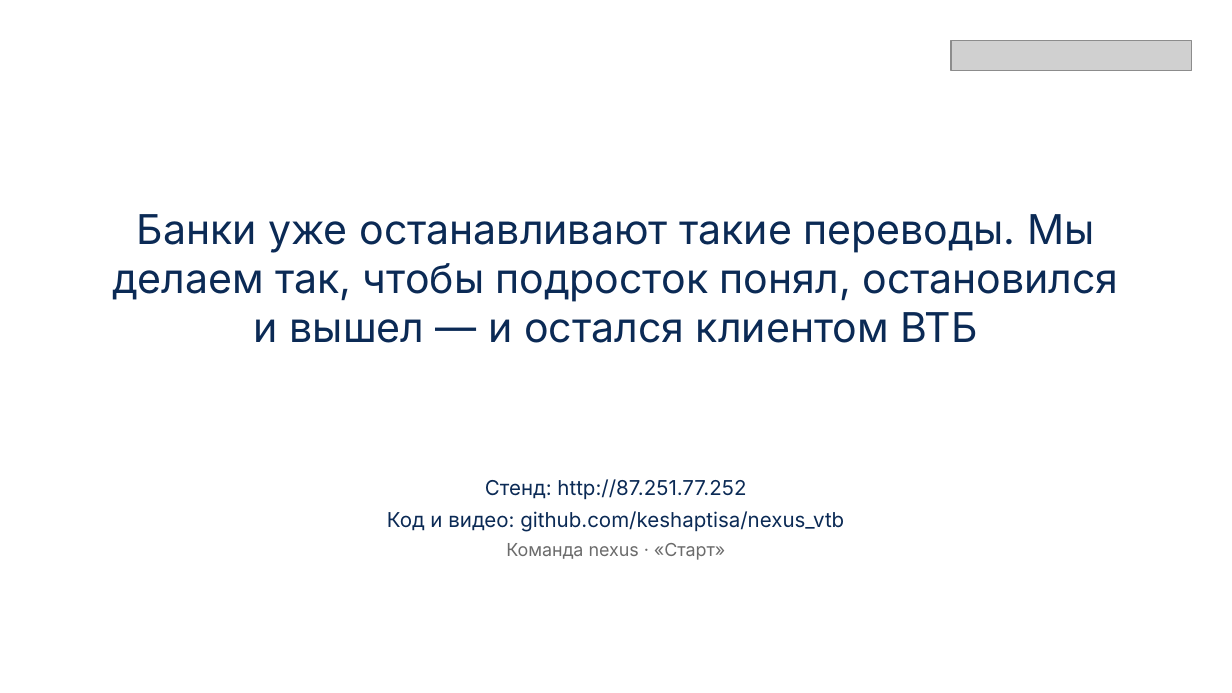
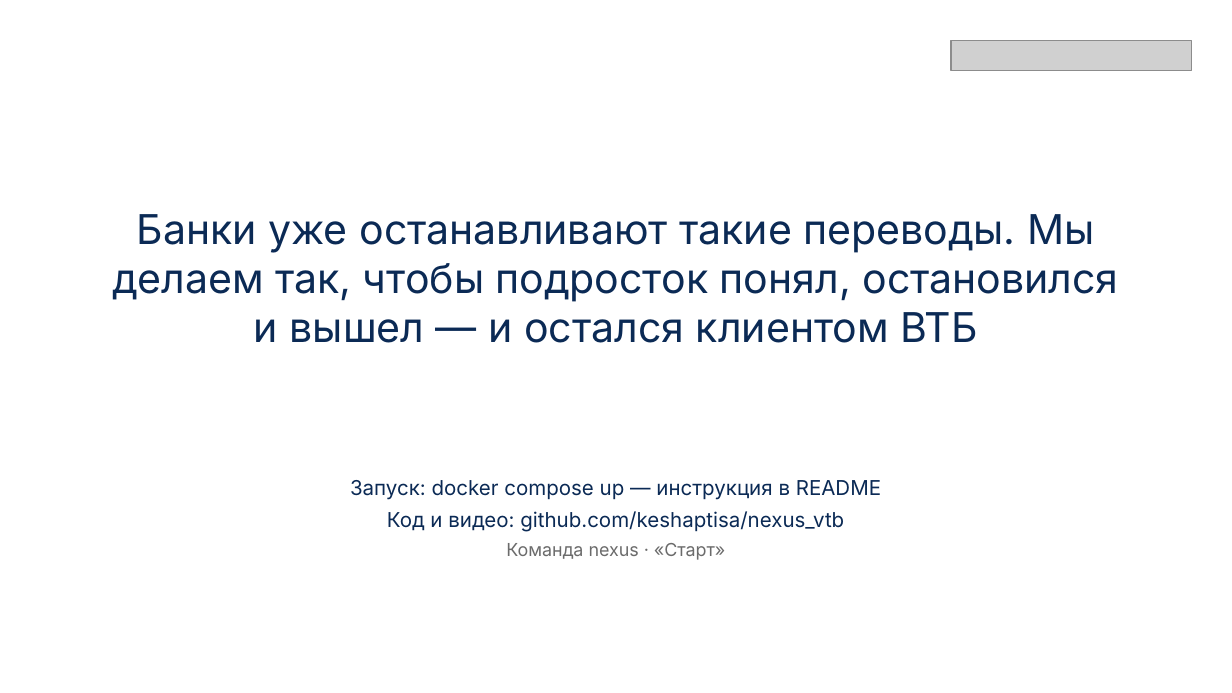
Before and after one commit to keshaptisa/nexus_vtb, a slide deck: slide 21 of Старт_презентация.pptx. Drawn at 1232x693 pixels with LibreOffice and Linux fonts; fonts in the diff are those of the drawing; grey boxes stand for pictures; background and template pictures are left out. Boxes give left, top, right and bottom in pixels: in the first picture for what was removed or moved away, otherwise in the second. Text is boxed around its words. In the diff, an @@ line names an element or a change of style, - is before the commit and + after.

Commit message:
Только локальный запуск: убраны ссылки на стенд из README, заявки, отчёта и презентации

```diff
--- a/Старт_презентация.pptx
+++ b/Старт_презентация.pptx
@@ text at [350, 480, 881, 500]: text changed @@
-Стенд: http://87.251.77.252
+Запуск: docker compose up — инструкция в README
```
Also in this commit, not shown: 2 other slides changed, 3 other files.
